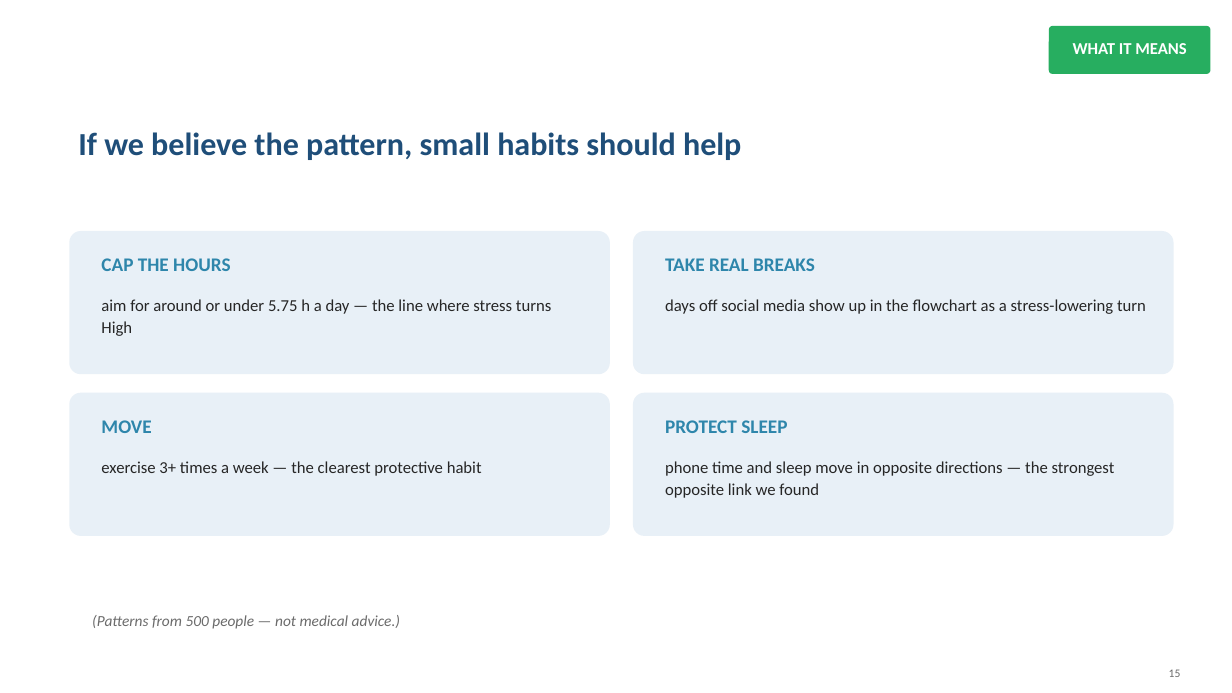
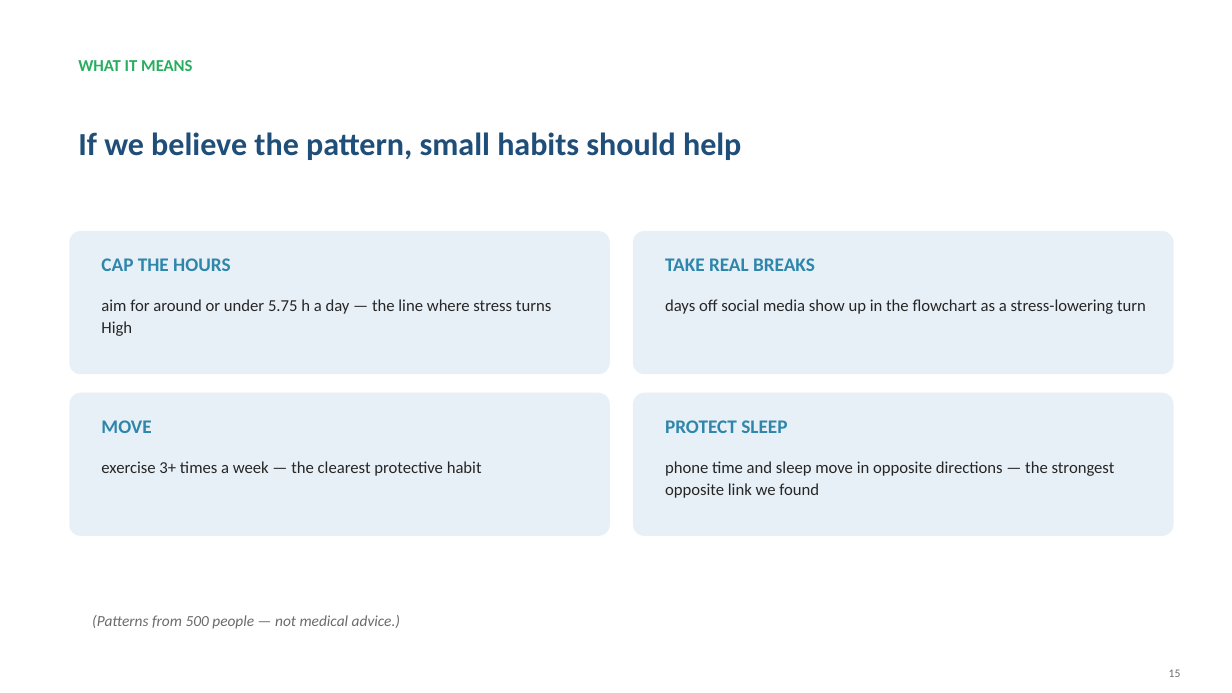
Before and after one commit to jaismine19/social-media-stress-analysis, a slide deck: slide 15 of presentation/Social_Media_Stress_Presentation.pptx. Drawn at 1232x693 pixels with LibreOffice and Linux fonts; fonts in the diff are those of the drawing. Boxes give left, top, right and bottom in pixels: in the first picture for what was removed or moved away, otherwise in the second. Text is boxed around its words. In the diff, an @@ line names an element or a change of style, - is before the commit and + after.

Commit message:
Replace boxed chapter tags with clean text labels at top-left

```diff
--- a/presentation/Social_Media_Stress_Presentation.pptx
+++ b/presentation/Social_Media_Stress_Presentation.pptx
@@ rounded rectangle removed at box(1049, 26, 1211, 74) @@
@@ text "WHAT IT MEANS": place and size @@
-text "WHAT IT MEANS" at box(1073, 43, 1186, 54)
+text "WHAT IT MEANS" at box(78, 60, 192, 71)
@@ text "WHAT IT MEANS" at box(78, 60, 192, 71): text colour #FFFFFF to #27AE60; alignment centre to left @@
```
Also in this commit, not shown: 12 other slides changed.
